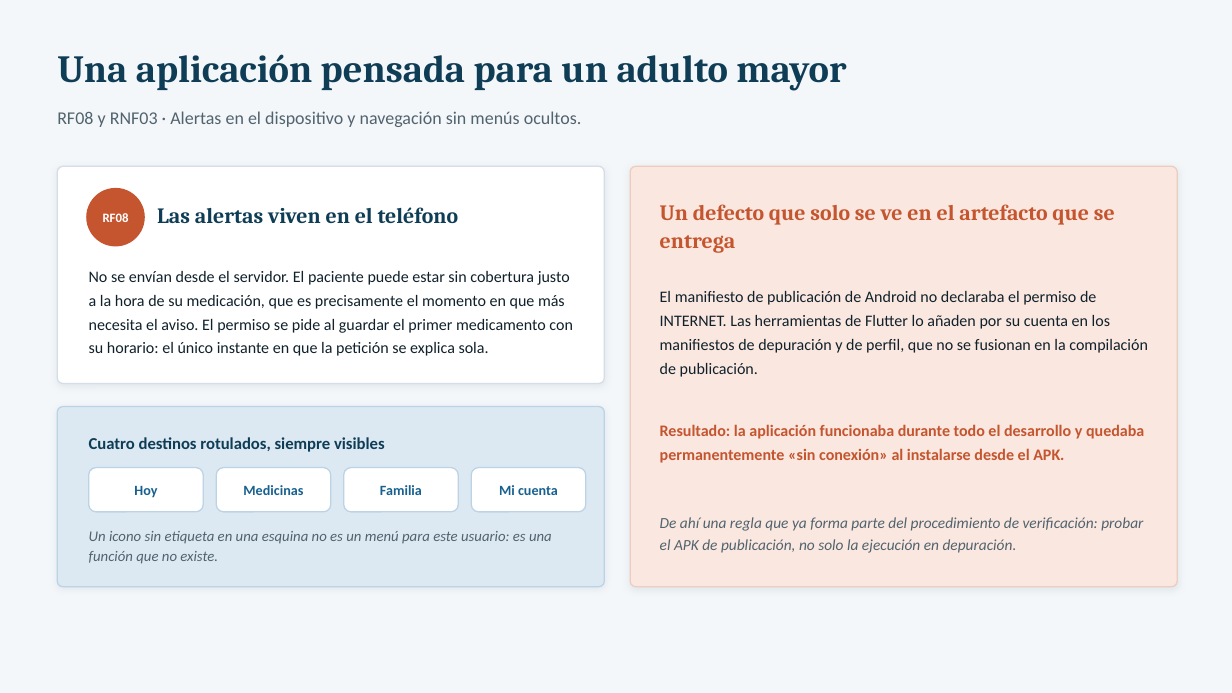
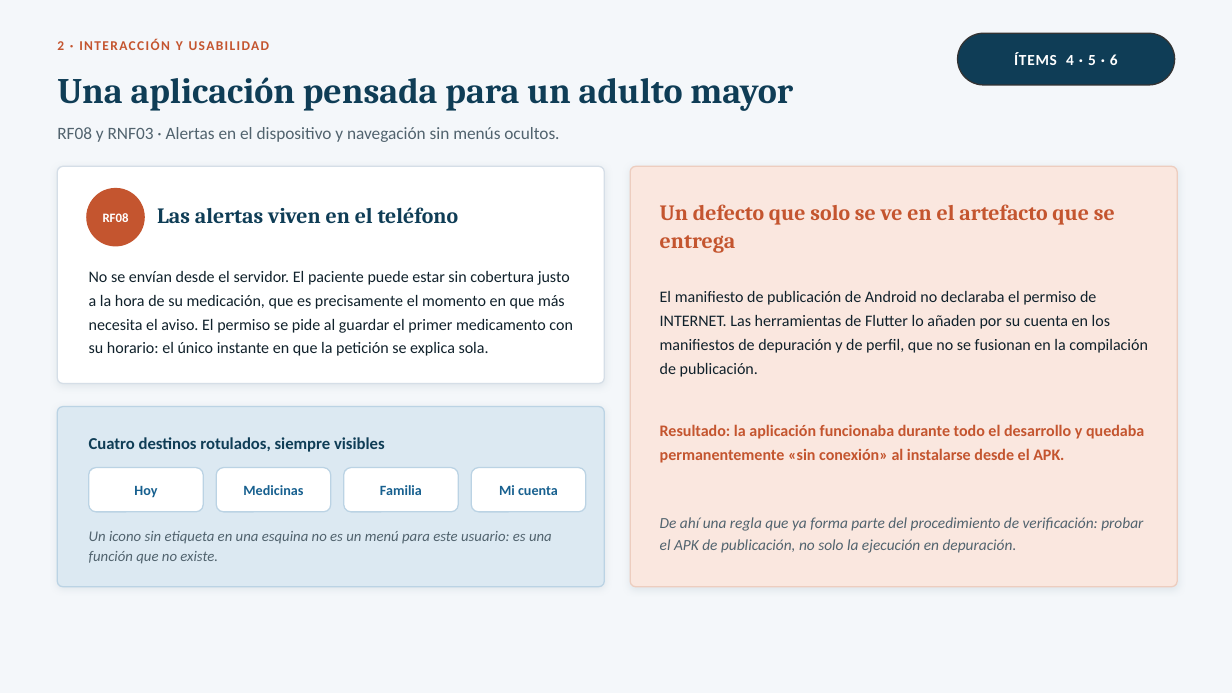
Before and after one commit to Leocix/sistema-soporte-clinico, a slide deck: slide 7 of documentacion/04_exposicion/Exposicion_50.pptx (slide 9 before the commit). Drawn at 1232x693 pixels with LibreOffice and Linux fonts; fonts in the diff are those of the drawing. Boxes give left, top, right and bottom in pixels: in the first picture for what was removed or moved away, otherwise in the second. Text is boxed around its words. In the diff, an @@ line names an element or a change of style, - is before the commit and + after.

```diff
--- a/documentacion/04_exposicion/Exposicion_50.pptx
+++ b/documentacion/04_exposicion/Exposicion_50.pptx
@@ text added at box(57, 41, 183, 50), 10.5 pt, text #C4552F, bold @@
+2 · INTERACCIÓN Y USABILIDAD
@@ rounded rectangle added at box(958, 33, 1175, 85), fill #0F3D56, outline #333333 1 pt @@
@@ text added at box(1014, 52, 1118, 65), 12 pt, text #FFFFFF, bold @@
+ÍTEMS 4 · 5 · 6
@@ text "Una aplicación pensada para un ...": place and size @@
-text "Una aplicación pensada para un ..." at box(57, 54, 846, 91)
+text "Una aplicación pensada para un ..." at box(57, 77, 793, 111)
@@ text "Una aplicación pensada para un ..." at box(57, 77, 793, 111): size 30 to 28 pt @@
@@ text "RF08 y RNF03 · Alertas ...": place and size @@
-text "RF08 y RNF03 · Alertas ..." at box(57, 111, 582, 127)
+text "RF08 y RNF03 · Alertas ..." at box(57, 127, 559, 142)
@@ text "RF08 y RNF03 · Alertas ..." at box(57, 127, 559, 142): size 14 to 13.5 pt @@
```
Also in this commit, not shown: 11 other slides changed, 3 slides added, 4 other files.
